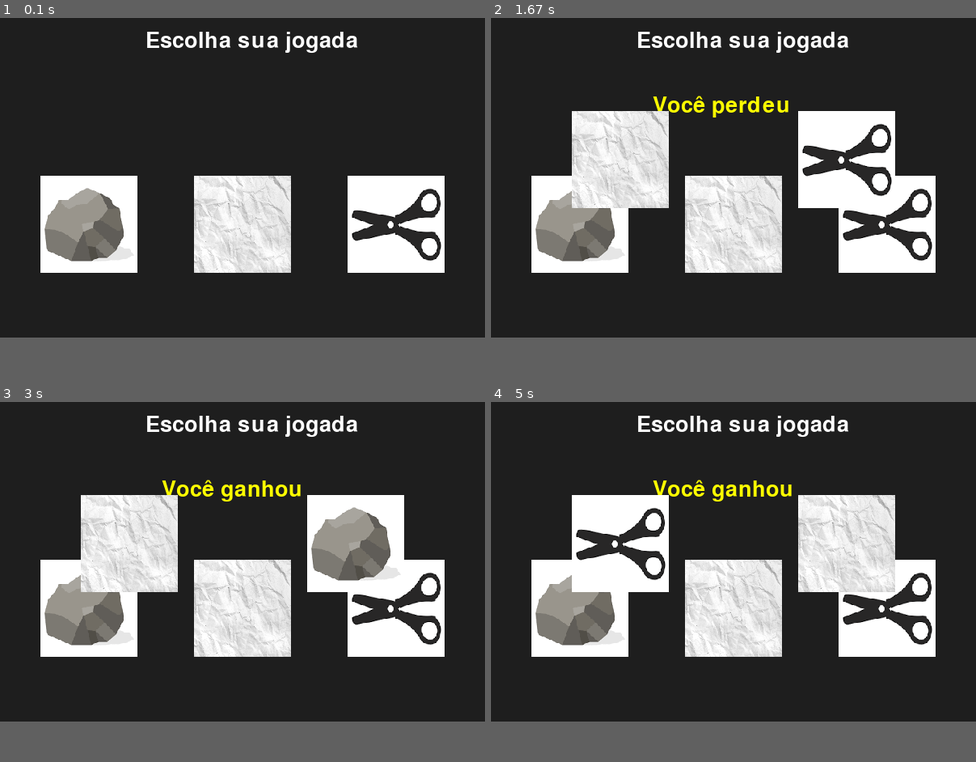
Above: before the commit, frames 1-4 (two rows, left to right).
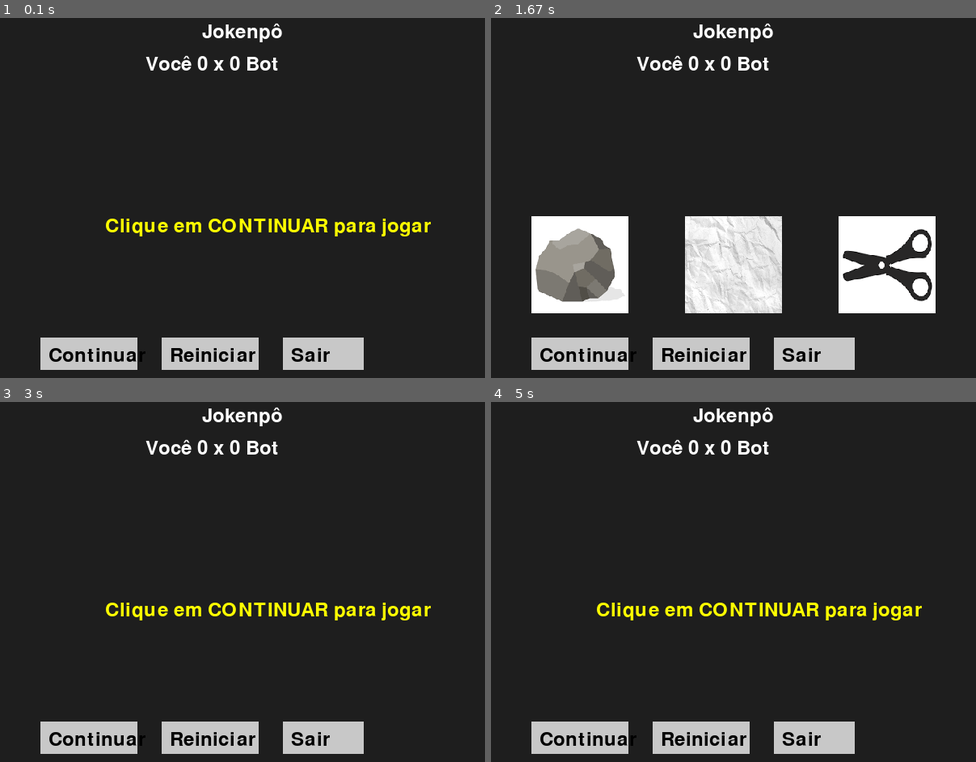
Above: after the commit, the same moments.

Repository: mrfelix69/INF1034-3WB-2026.1-ATIVIDADE2.1
Game: pygame game, started from atividade7/jokenpopygame.py
Same seed, same stepped clock (60 frames per second), same inputs: the game is played once before the commit and once after it.
Inputs (mouse positions are in pixels of both pictures, inside the frame that each line leads up to):
- Up to frame 1 (0.1 s): no input
- Up to frame 2 (1.67 s): click (699, 352) at 0.38 s, where only the run after the commit has a clickable "Reiniciar"; click (733, 219) at 0.72 s; click (578, 352) at 1.55 s, where only the run after the commit has a clickable "Continuar"
- Up to frame 3 (3 s): click (242, 650) at 1.88 s; click (208, 736) at 2.22 s, where only the run after the commit has a clickable "Reiniciar"
- Up to frame 4 (5 s): click (578, 736) at 3.55 s, where only the run after the commit has a clickable "Continuar"; click (888, 650) at 3.88 s; click (699, 736) at 4.72 s, where only the run after the commit has a clickable "Reiniciar"
In our replay, the window is 600x400 before the commit and 600x450 after it. These sizes can differ from the game's own. Grey fills any space a smaller window leaves; there, only what the larger window draws over its background counts as a difference.

The runs differ from the first frame. In frame 1, 22% of the frame differs, in the area x 8-92%, y 1-98%; in frame 2, 32%; in frame 3, 32%; in frame 4, 31%.

Commit message:
sassdasxd

Diff:
--- a/atividade7/jokenpopygame.py
+++ b/atividade7/jokenpopygame.py
@@ -3,11 +3,11 @@
 
 pygame.init()
 
-WIDTH, HEIGHT = 600, 400
+WIDTH, HEIGHT = 600, 450
 tela = pygame.display.set_mode((WIDTH, HEIGHT))
-pygame.display.set_caption("Jokenpô com Imagens")
+pygame.display.set_caption("Jokenpo")
 
-font = pygame.font.SysFont(None, 40)
+font = pygame.font.SysFont(None, 36)
 
 pedra_img = pygame.image.load("pedra.png")
 papel_img = pygame.image.load("papel.jpg")
@@ -16,7 +16,6 @@
 pedra_img = pygame.transform.scale(pedra_img, (120, 120))
 papel_img = pygame.transform.scale(papel_img, (120, 120))
 tesoura_img = pygame.transform.scale(tesoura_img, (120, 120))
-
 
 imagens = {
     'pedra': pedra_img,
@@ -30,6 +29,11 @@
 bot = None
 resultado = ''
 
+pontos_jogador = 0
+pontos_bot = 0
+
+pode_jogar = False
+
 def decidir_vencedor(j, b):
     if j == b:
         return "Empate"
@@ -40,26 +44,40 @@
     else:
         return "Você perdeu"
 
+def desenhar_botao(texto, x, y, w, h):
+    pygame.draw.rect(tela, (200,200,200), (x, y, w, h))
+    txt = font.render(texto, True, (0,0,0))
+    tela.blit(txt, (x + 10, y + 10))
+
 def desenhar():
     tela.fill((30, 30, 30))
 
-    titulo = font.render("Escolha sua jogada", True, (255,255,255))
-    tela.blit(titulo, (180, 20))
+    titulo = font.render("Jokenpô", True, (255,255,255))
+    tela.blit(titulo, (250, 10))
 
-    tela.blit(pedra_img, (50, 200))
-    tela.blit(papel_img, (240, 200))
-    tela.blit(tesoura_img, (430, 200))
+    placar = font.render(f'Você {pontos_jogador} x {pontos_bot} Bot', True, (255,255,255))
+    tela.blit(placar, (180, 50))
 
-    #resultado
+    if pode_jogar:
+        tela.blit(pedra_img, (50, 250))
+        tela.blit(papel_img, (240, 250))
+        tela.blit(tesoura_img, (430, 250))
+    else:
+        aviso = font.render("Clique em CONTINUAR para jogar", True, (255,255,0))
+        tela.blit(aviso, (130, 250))
+
     if resultado:
         txt = font.render(resultado, True, (255,255,0))
         tela.blit(txt, (200, 100))
 
-    #escolhasfeitas
     if jogador:
-        tela.blit(imagens[jogador], (100, 120))
+        tela.blit(imagens[jogador], (50, 150))
     if bot:
-        tela.blit(imagens[bot], (380, 120))
+        tela.blit(imagens[bot], (430, 150))
+
+    desenhar_botao("Continuar", 50, 400, 120, 40)
+    desenhar_botao("Reiniciar", 200, 400, 120, 40)
+    desenhar_botao("Sair", 350, 400, 100, 40)
 
     pygame.display.update()
 
@@ -74,16 +92,41 @@
         if event.type == pygame.MOUSEBUTTONDOWN:
             x, y = event.pos
 
-            if 50 < x < 170 and 200 < y < 320:
-                jogador = 'pedra'
-            elif 240 < x < 360 and 200 < y < 320:
-                jogador = 'papel'
-            elif 430 < x < 550 and 200 < y < 320:
-                jogador = 'tesoura'
-            else:
-                continue
+            if 50 < x < 170 and 400 < y < 440:
+                pode_jogar = True
+                jogador = None
+                bot = None
+                resultado = ''
 
-            bot = random.choice(escolhas)
-            resultado = decidir_vencedor(jogador, bot)
+            elif 200 < x < 320 and 400 < y < 440:
+                pontos_jogador = 0
+                pontos_bot = 0
+                jogador = None
+                bot = None
+                resultado = ''
+                pode_jogar = False
+
+            elif 350 < x < 450 and 400 < y < 440:
+                rodando = False
+
+            elif pode_jogar:
+                if 50 < x < 170 and 250 < y < 370:
+                    jogador = 'pedra'
+                elif 240 < x < 360 and 250 < y < 370:
+                    jogador = 'papel'
+                elif 430 < x < 550 and 250 < y < 370:
+                    jogador = 'tesoura'
+                else:
+                    continue
+
+                bot = random.choice(escolhas)
+                resultado = decidir_vencedor(jogador, bot)
+
+                if resultado == "Você ganhou":
+                    pontos_jogador += 1
+                elif resultado == "Você perdeu":
+                    pontos_bot += 1
+
+                pode_jogar = False
 
 pygame.quit()
